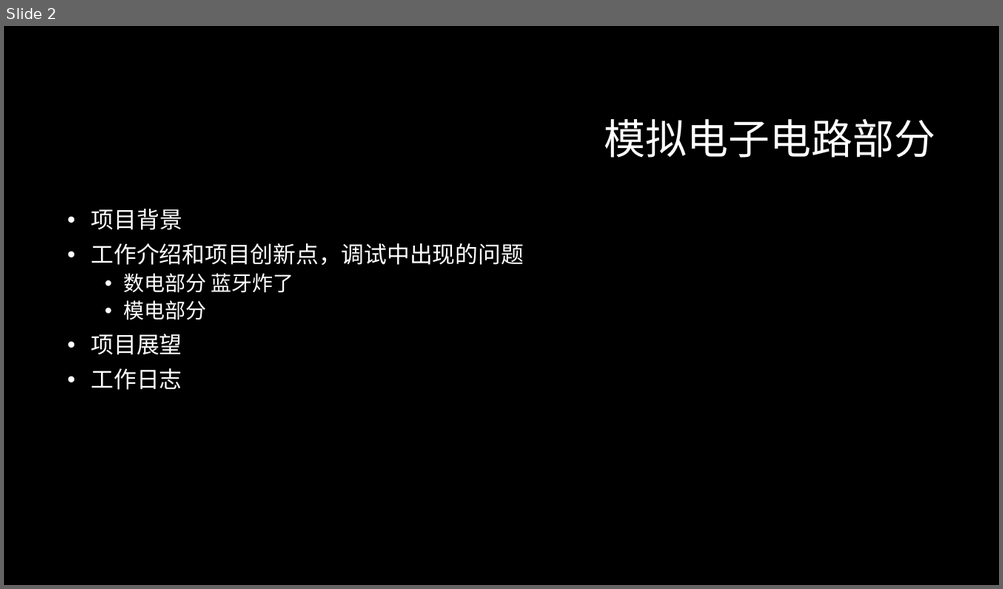
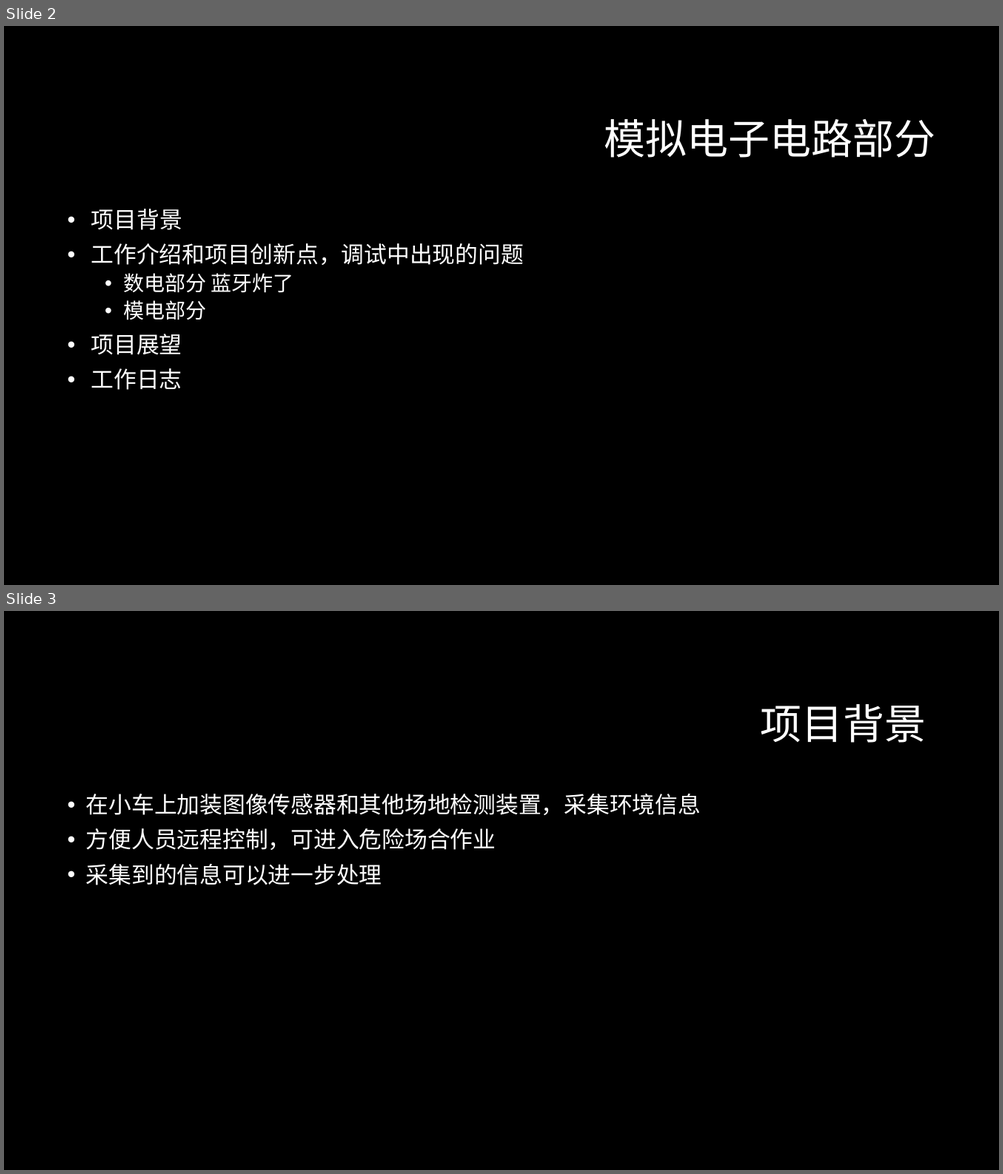
Before and after one commit to ZeroWeight/Project-of-Electronic-Circuits, a slide deck: report/final/final.pptx. Shown one above the other, each under a label of ours: slide 2 before the commit, slides 2 and 3 after it. The pictures are 1003x589 and 1003x1174 pixels, drawn with LibreOffice and Linux fonts; fonts in the diff are those of the drawing; background and template pictures are left out. Boxes give left, top, right and bottom in pixels: in the first picture for what was removed or moved away, otherwise in the second. Text is boxed around its words. In the diff, an @@ line names an element or a change of style, - is before the commit and + after.

```diff
--- a/report/final/final.pptx
+++ b/report/final/final.pptx
@@ slide 3 added at (4,611,999,1170), background #000000 @@
@@ title added at (760,704,926,743), 40 pt, text #FFFFFF @@
+项目背景
@@ text added at (86,794,700,886), 22 pt, text #FFFFFF @@
+• 在小车上加装图像传感器和其他场地检测装置，采集环境信息
+• 方便人员远程控制，可进入危险场合作业
+• 采集到的信息可以进一步处理
```
Also in this commit, not shown: 7 other slides added.
